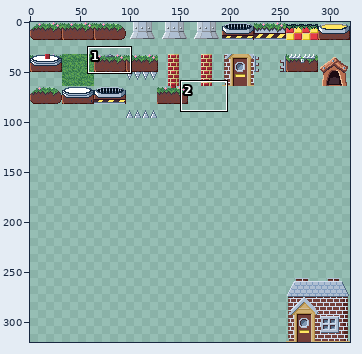
Sprite sheet: src/assets/images/tileset.png. The picture above shows the old version from afar; the outline marks the close-up.
Close-up. Before the edit:
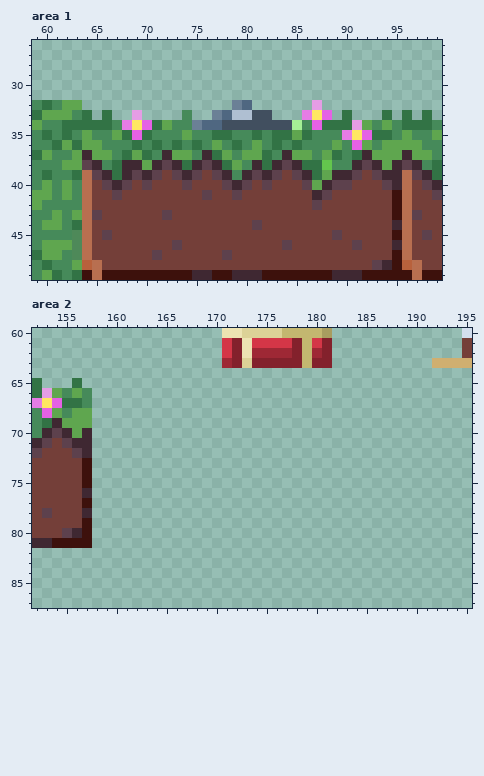
The file is 320x320 pixels. Pixels under 10% opacity are left out. Shown: area 1: x 59..99, y 26..49; area 2: x 152..195, y 60..87.
Once edited:
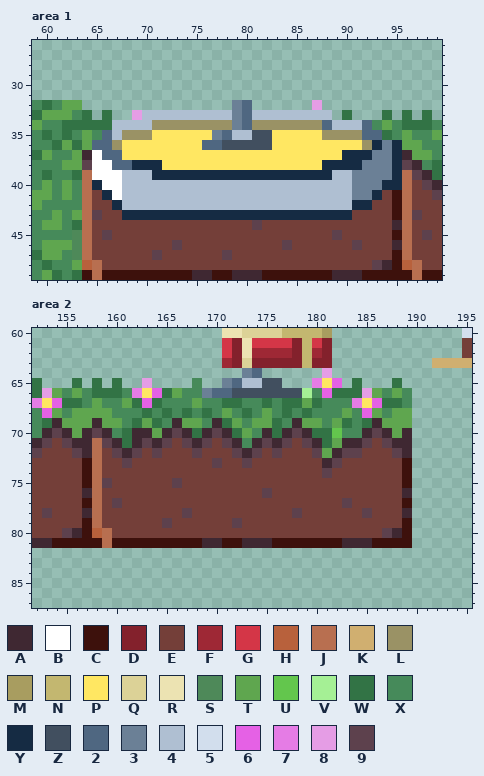
Palette (. is transparent): A #3f2832  B #ffffff  C #3d110c  D #83212c  E #743f39  F #9e2835  G #d43647  H #b8613c  J #b86f50  K #d0af70  L #9a9265  M #a89d60  N #c3b770  P #ffe762  Q #dcd297  R #ece3b2  S #4e8959  T #5fa64f  U #63c64d  V #a5f095  W #327345  X #468a5a  Y #152b43  Z #414f5f  2 #4f6781  3 #6b8096  4 #afbfd2  5 #d2deed  6 #e561e5  7 #e57ce5  8 #e59de5  9 #5d414d
Diff:
Changed rows in their new state; - is an unchanged pixel.
Area 1:
first column x 65:
33 -----4444444443244444444-------
34 --4444LLLLLLLL32LLLLLLL24442---
35 -24LLLPPPPPP3244ZZPPPPPLLLL22--
36 22LPPPPPPPP22ZZZZZPPPPPPPPPLY3Y
37 B22PPPPPPPPPPPPPPPPPPPPPPYYY33Y
38 BB22YYYPPPPPPPPPPPPPPPPYYYY333Y
39 BBB444YYYYYYYYYYYYYYYYYY443333Y
40 YBB44444444444444444444444333YY
41 -YB4444444444444444444444433Y--
42 --Y44444444444444444444444YY---
43 ---YYYYYYYYYYYYYYYYYYYYYYY-----
Area 2:
first column x 158:
64 ---------------32------8--------
65 W-W--8----X--3244ZZ---7P6-W---W-
66 WWWX7P6WTXX322ZZZZZZZVX6WWW8TXTX
67 TXXTW6WXXXTXXWWXXWXWWTWXXX7P6WWX
68 TTXXXWXWXWXWXTXWXTXWXWXXXTX6TXTT
69 ATTXWTWXATTXAWTXTTWXATTXTWXWATTT
70 9AXWAATA9AWA9AWTXAWA9AWWUXXA9ATA
71 J9AWA9A9E9A9E9AXA9A9E9AWTAA9E9AA
72 JE9A9E9EEE9EEE9A9E9EEE9TA99EEE9A
73 JEE9EEEEEEEE9EE9EEEEEEEA9EEEEEEC
74 JEEEEEEEEEEEEEEEEEEEEEE9EEEEEEEC
75 J9EEEEEE9EEEEEEEEEEEEEEEEEEEEEEC
76 JEEEEEEEEEEEEEEEE9EEEEEEEEEEEEEA
77 JE9EEEEEEEEEEEEEEEEEEEEEE9EEEEEC
78 JEEEEEEEE9EEEEEEEEEE9EEEEEE9EEEA
79 JEEEEEE9EEEEEE9EEEEEEEEEEEEEEEEC
80 HJEEEEEEEEEEEEEEEEEEEEEEEEEEE9AC
81 CJCCCCCCCCCAACCAAACCCCCCCAAACCCC
Where, in picture pixels (left, top, right, bottom), the same in both close-ups:
changed: (92, 110, 402, 220)
added: (92, 368, 412, 548)
